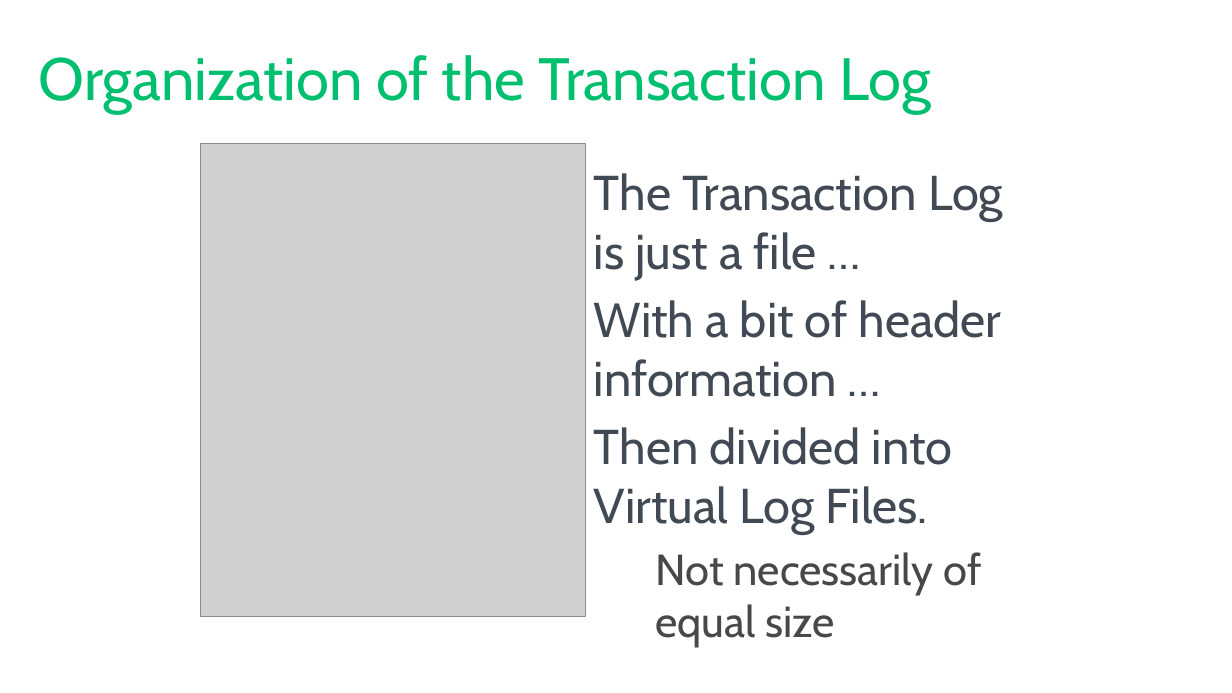
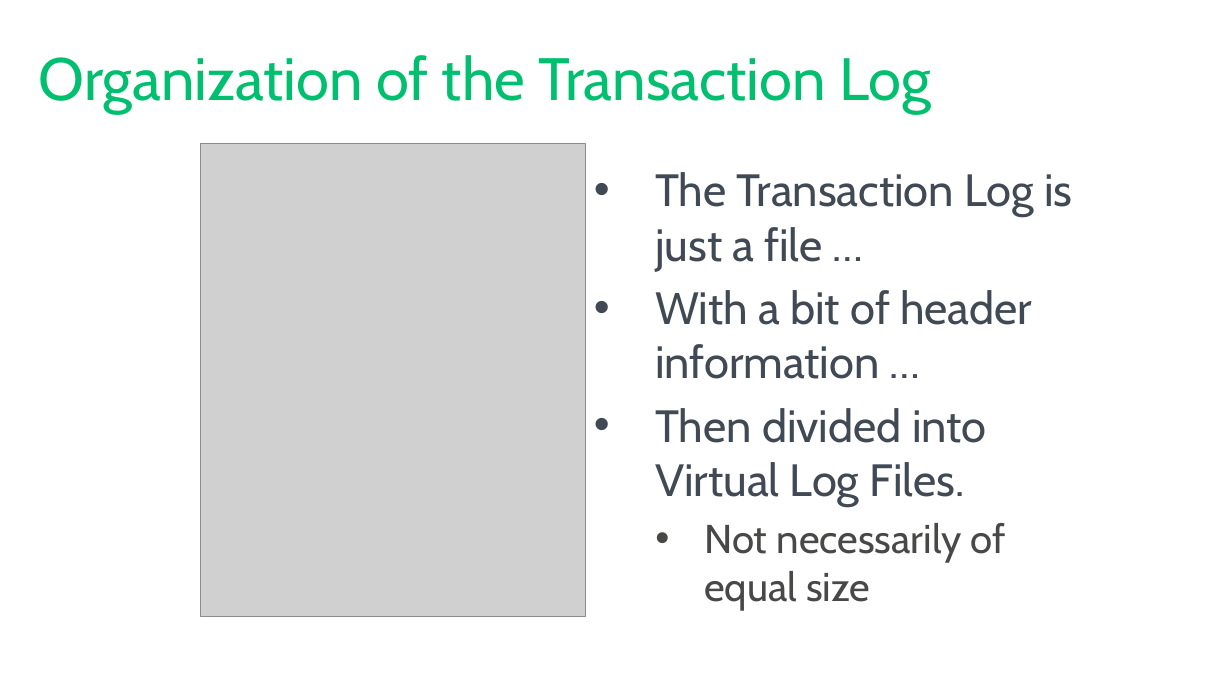
Before and after one commit to tf3604/LogFilePresentation, a slide deck: slide 9 of TransactionLog.pptx. Drawn at 1232x693 pixels with LibreOffice and Linux fonts; fonts in the diff are those of the drawing; grey boxes stand for pictures; background and template pictures are left out. Boxes give left, top, right and bottom in pixels: in the first picture for what was removed or moved away, otherwise in the second. Text is boxed around its words. In the diff, an @@ line names an element or a change of style, - is before the commit and + after.

```diff
--- a/TransactionLog.pptx
+++ b/TransactionLog.pptx
@@ text "The Transaction Log is just ..." at (655,172,1072,611): size 36 to 33.3 pt in "The Transaction Log is just a file ...", "With a bit of header information …", "Then divided into Virtual Log Files."; size 32 to 29.6 pt in "Not necessarily of equal size"; bullet none to • @@
```
Also in this commit, not shown: 41 other slides changed.
